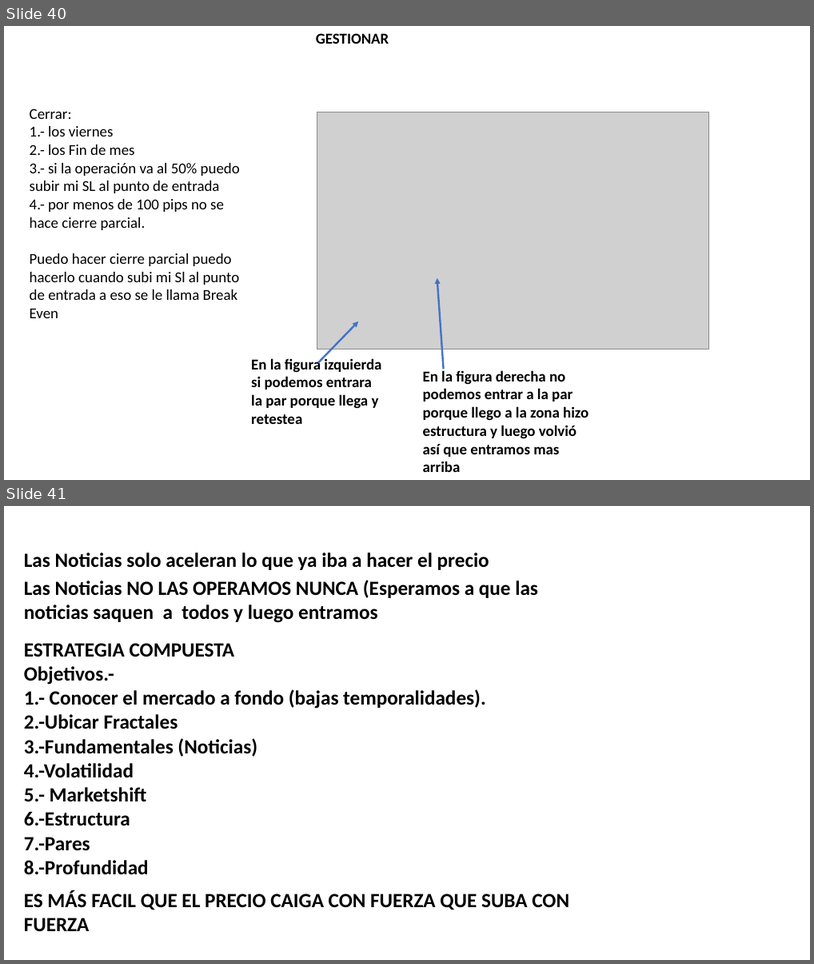
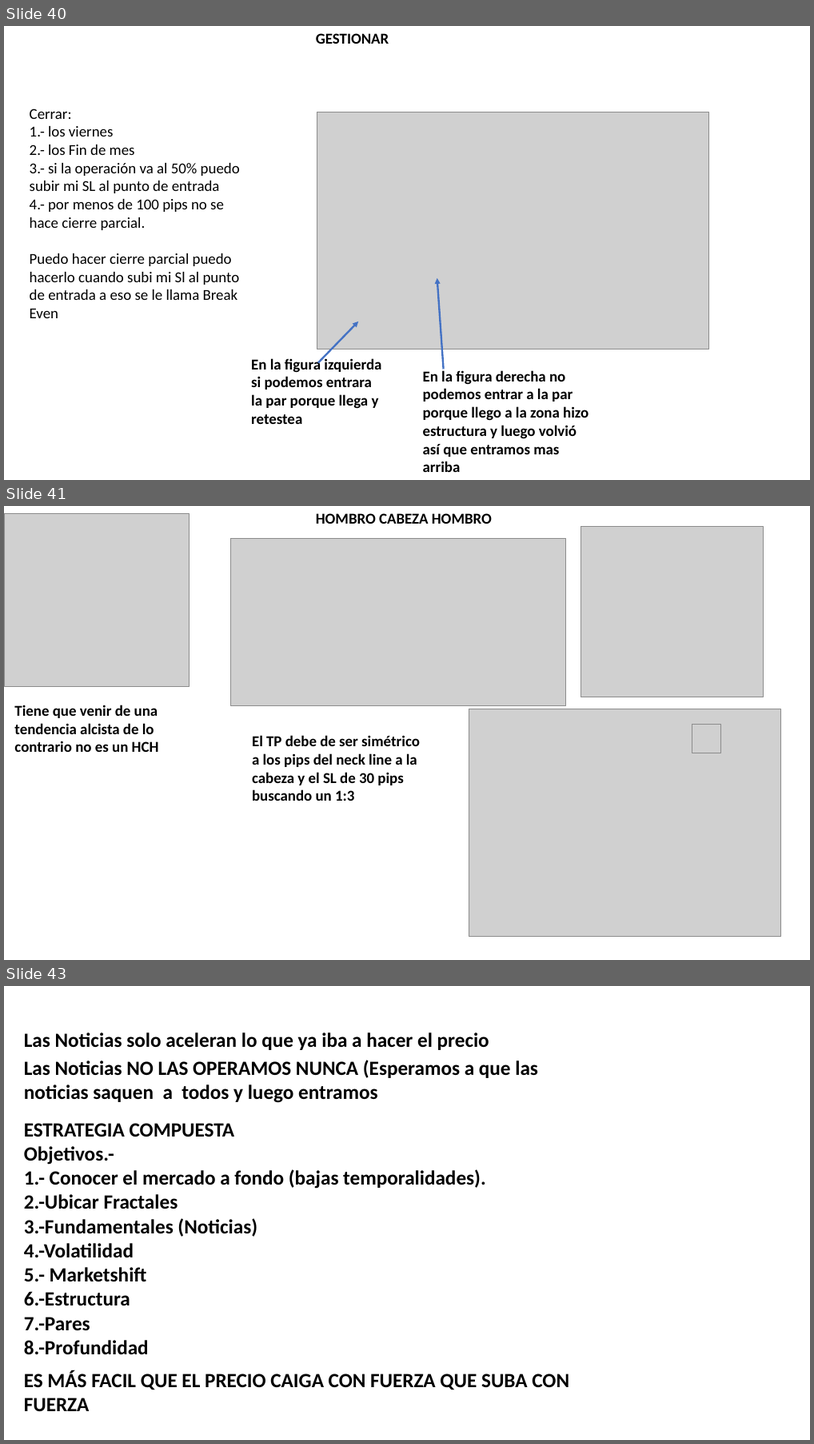
Before and after one commit to Edd1eware/Yields_Academy, a slide deck: Manual_YIELDS_ACADEMY.pptx. Shown one above the other, each under a label of ours: slides 40 and 41 before the commit, slides 40, 41 and 43 after it; the slides between them are not shown. The pictures are 814x964 and 814x1444 pixels, drawn with LibreOffice and Linux fonts; fonts in the diff are those of the drawing; grey boxes stand for pictures. Boxes give left, top, right and bottom in pixels: in the first picture for what was removed or moved away, otherwise in the second. Text is boxed around its words. In the diff, an @@ line names an element or a change of style, - is before the commit and + after.

```diff
--- a/Manual_YIELDS_ACADEMY.pptx
+++ b/Manual_YIELDS_ACADEMY.pptx
@@ slide 41 added at [4,506,810,960], background #FFFFFF @@
@@ picture added at [4,513,189,686] @@
@@ text added at [316,513,492,524], 18 pt, text #000000, bold @@
+HOMBRO CABEZA HOMBRO
@@ picture added at [581,526,764,696] @@
@@ picture added at [231,538,566,705] @@
@@ text added at [14,704,159,752], 18 pt, text #000000, bold @@
+Tiene que venir de una tendencia alcista de lo contrario no es un HCH
@@ picture added at [470,709,782,936] @@
@@ text added at [252,735,420,800], 18 pt, text #000000, bold @@
+El TP debe de ser simétrico a los pips del neck line a la cabeza y el SL de 30 pips buscando un 1:3
@@ picture added at [693,724,722,753] @@
@@ what was slide 41 is now slide 43 @@
```
Also in this commit, not shown: 1 slide changed, 1 other slide added.
